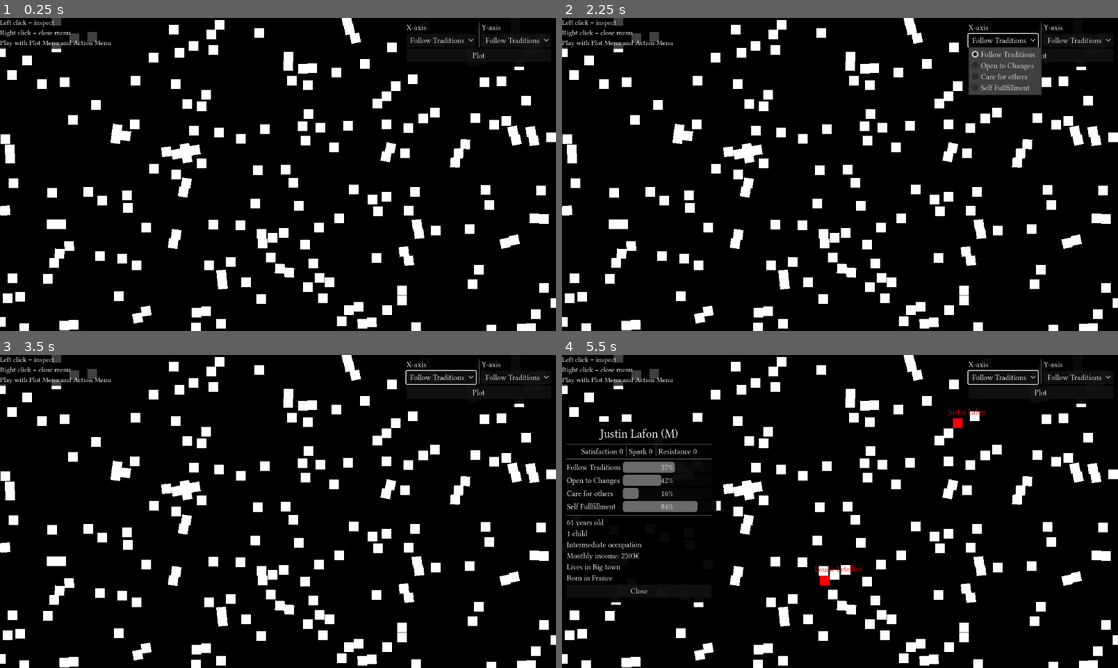
Above: before the commit, frames 1-4 (two rows, left to right).
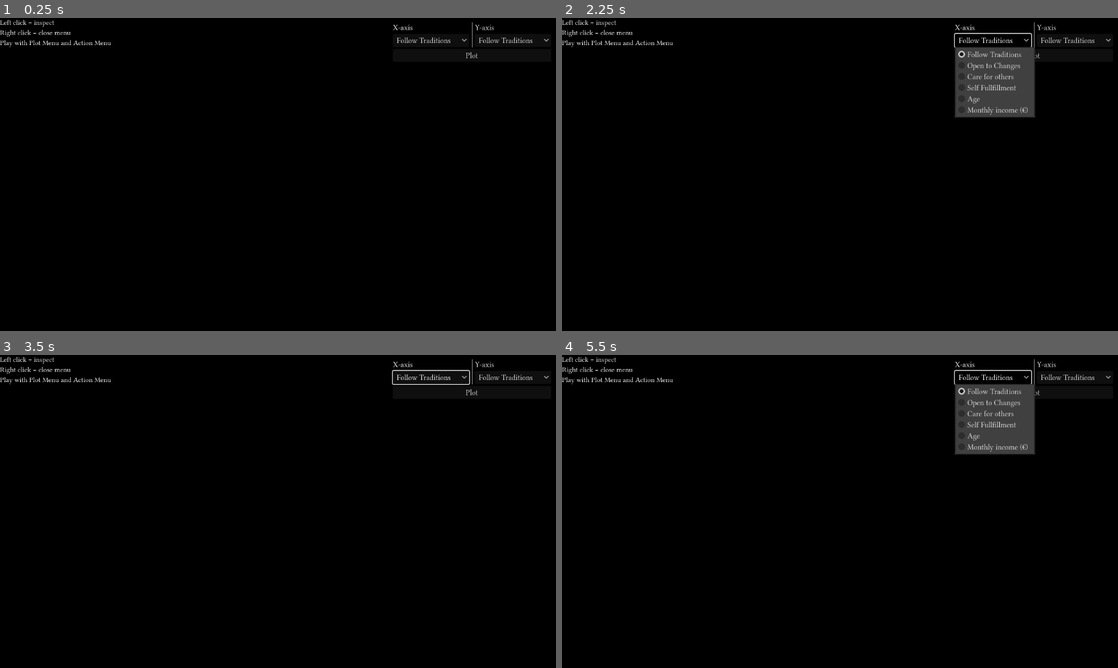
Above: after the commit, the same moments.

Repository: angeldustjdr/RevolutionManager
Game: Godot game, scene res://main.tscn
Two runs of this game, one before a commit and one after it. Both use one fixed random seed, a clock stepped at 60 frames per second and the inputs below.
Inputs (mouse positions are in pixels of both pictures, inside the frame that each line leads up to):
- Up to frame 1 (0.25 s): no input
- Up to frame 2 (2.25 s): click "Follow Traditions" at 0.5 s; click "Plot" at 1.25 s; click "Follow Traditions" at 2 s
- Up to frame 3 (3.5 s): click "Plot" at 2.75 s
- Up to frame 4 (5.5 s): click "Follow Traditions" at 3.5 s; click "Plot" at 4.25 s; tap Enter at 5 s; drag from (956, 423) to (823, 580) at 5.02 s

The runs differ from the first frame. In frame 1, 11% of the frame differs, in the area x 0-100%, y 0-100%; in frame 2, 13%; in frame 3, 11%; in frame 4, 15%.

Commit message:
UI fonctionne pour valeurs numérique

Diff:
--- /dev/null
+++ b/Citizen/CitizenManager.tscn
@@ -0,0 +1,75 @@
+[gd_scene load_steps=2 format=3 uid="uid://dxln76ko4smo4"]
+
+[ext_resource type="Script" path="res://Citizen/CitizenManager.gd" id="1_t4i4p"]
+
+[node name="CitizenManager" type="Control"]
+layout_mode = 3
+anchors_preset = 15
+anchor_right = 1.0
+anchor_bottom = 1.0
+grow_horizontal = 2
+grow_vertical = 2
+script = ExtResource("1_t4i4p")
+
+[node name="Title" type="Label" parent="."]
+layout_mode = 0
+offset_right = 1149.0
+offset_bottom = 70.0
+theme_override_font_sizes/font_size = 25
+horizontal_alignment = 1
+
+[node name="PlotZone" type="Control" parent="."]
+layout_mode = 1
+anchors_preset = 15
+anchor_right = 1.0
+anchor_bottom = 1.0
+offset_left = 48.0
+offset_top = 111.0
+offset_right = -38.0
+offset_bottom = -43.0
+grow_horizontal = 2
+grow_vertical = 2
+
+[node name="Xaxis" type="ColorRect" parent="."]
+layout_mode = 0
+offset_left = 48.0
+offset_top = 605.0
+offset_right = 1114.0
+offset_bottom = 610.0
+
+[node name="Yaxis" type="ColorRect" parent="."]
+layout_mode = 0
+offset_left = 43.0
+offset_top = 111.0
+offset_right = 48.0
+offset_bottom = 610.0
+
+[node name="Xlabels" type="Control" parent="."]
+anchors_preset = 0
+offset_left = 43.0
+offset_top = 610.0
+offset_right = 1114.0
+offset_bottom = 648.0
+mouse_filter = 2
+
+[node name="Xtitle" type="Label" parent="Xlabels"]
+layout_mode = 0
+offset_right = 1098.0
+offset_bottom = 38.0
+horizontal_alignment = 1
+vertical_alignment = 2
+
+[node name="Ylabels" type="Control" parent="."]
+anchors_preset = 0
+offset_top = 111.0
+offset_right = 43.0
+offset_bottom = 610.0
+mouse_filter = 2
+
+[node name="Ytitle" type="Label" parent="Ylabels"]
+layout_mode = 0
+offset_top = 522.0
+offset_right = 499.0
+offset_bottom = 565.0
+rotation = -1.5708
+horizontal_alignment = 1
--- a/Citizen/citizen.gd
+++ b/Citizen/citizen.gd
@@ -1,4 +1,4 @@
-extends Node2D
+extends Control
 
 var profile : Dictionary = {}
 var selected = false
@@ -15,21 +15,6 @@
 	var moralScore = MORAL.calculateInitialMoralScores(profile)
 	profile.merge(moralScore)
 
-
-func _on_hover_area_mouse_entered():
-	switchColor(true)
-
-func _on_hover_area_mouse_exited():
-	switchColor(false)
-
-func _on_hover_area_input_event(_viewport, event, _shape_idx):
-	if event.is_pressed() and event.button_index == MOUSE_BUTTON_LEFT :
-		UI.emit_signal("clearSelected")
-		UI.emit_signal("showProfileUI",profile)
-		selected = true
-		switchColor(true)
-
-
 func switchColor(ON_OFF):
 	if ON_OFF:
 		$NameLabel.visible = true
@@ -44,3 +29,17 @@
 func clearSelected():
 	selected = false
 	switchColor(false)
+
+
+func _on_sprite_2d_mouse_entered():
+	switchColor(true)
+
+func _on_sprite_2d_mouse_exited():
+	switchColor(false)
+
+func _on_sprite_2d_gui_input(event):
+	if event.is_pressed() and event.button_index == MOUSE_BUTTON_LEFT :
+		UI.emit_signal("clearSelected")
+		UI.emit_signal("showProfileUI",profile)
+		selected = true
+		switchColor(true)
--- a/Citizen/citizen.tscn
+++ b/Citizen/citizen.tscn
@@ -1,17 +1,15 @@
-[gd_scene load_steps=4 format=3 uid="uid://ciphdf1vd7sax"]
+[gd_scene load_steps=2 format=3 uid="uid://ciphdf1vd7sax"]
 
 [ext_resource type="Script" path="res://Citizen/Citizen.gd" id="1_lve5p"]
 
-[sub_resource type="RectangleShape2D" id="RectangleShape2D_08wnf"]
-
-[sub_resource type="RectangleShape2D" id="RectangleShape2D_6nhq1"]
-
-[node name="Citizen" type="RigidBody2D"]
-gravity_scale = 0.0
+[node name="Citizen" type="Control"]
+layout_mode = 3
+anchors_preset = 0
 script = ExtResource("1_lve5p")
 
 [node name="NameLabel" type="Label" parent="."]
 visible = false
+layout_mode = 0
 offset_left = -20.0
 offset_top = -33.0
 offset_right = 20.0
@@ -21,20 +19,12 @@
 
 [node name="Sprite2D" type="ColorRect" parent="."]
 custom_minimum_size = Vector2(20, 20)
+layout_mode = 0
 offset_left = -10.0
 offset_top = -10.0
 offset_right = 10.0
 offset_bottom = 10.0
-mouse_filter = 2
 
-[node name="CollisionShape2D" type="CollisionShape2D" parent="."]
-shape = SubResource("RectangleShape2D_08wnf")
-
-[node name="HoverArea" type="Area2D" parent="."]
-
-[node name="CollisionShape2D" type="CollisionShape2D" parent="HoverArea"]
-shape = SubResource("RectangleShape2D_6nhq1")
-
-[connection signal="input_event" from="HoverArea" to="." method="_on_hover_area_input_event"]
-[connection signal="mouse_entered" from="HoverArea" to="." method="_on_hover_area_mouse_entered"]
-[connection signal="mouse_exited" from="HoverArea" to="." method="_on_hover_area_mouse_exited"]
+[connection signal="gui_input" from="Sprite2D" to="." method="_on_sprite_2d_gui_input"]
+[connection signal="mouse_entered" from="Sprite2D" to="." method="_on_sprite_2d_mouse_entered"]
+[connection signal="mouse_exited" from="Sprite2D" to="." method="_on_sprite_2d_mouse_exited"]
--- a/Citizen/citizenManager.gd
+++ b/Citizen/citizenManager.gd
@@ -1,11 +1,82 @@
-extends Node2D
+extends Control
+
+@onready var PlotZone = $PlotZone
 
 var citizen = preload("res://Citizen/Citizen.tscn")
 var NbCitizen = 200
 
 func _ready():
+	UI.connect("XYaxis",_on_PlotXY)
 	for i in range(NbCitizen):
 		var c = citizen.instantiate()
-		c.position = Vector2(int(randf_range(-1152./2,1152./2)),int(randf_range(-648./2,648./2)))
+		c.position = Vector2(randi_range(0,int(PlotZone.size.x)),randi_range(0,int(PlotZone.size.y)))
 		c.initialize()
-		add_child(c)
+		PlotZone.add_child(c)
+
+func _on_PlotXY(XaxisName,YaxisName):
+	clearLabels()
+
+	#general labels
+	$Title.text = XaxisName + " VS " + YaxisName
+	$Xlabels/Xtitle.text = XaxisName
+	$Ylabels/Ytitle.text = YaxisName
+
+	#GetXY
+	var X : Array = []
+	var Y : Array = []
+	for c in $PlotZone.get_children():
+		X.append(c.profile[XaxisName])
+		Y.append(c.profile[YaxisName])
+
+	# check if string or integer and divide axis accordingly
+	if typeof(X[0]) != TYPE_STRING :
+		var deltaX = X.max() - X.min()
+		var X0 = createLabel(str(int(X.min())),Vector2(0.0,0.0),0.0)
+		$Xlabels.add_child(X0)
+		var X1 = createLabel(str(int(X.min() + 0.25*deltaX)),Vector2($Xlabels.size.x *0.25,0.0),0.0)
+		$Xlabels.add_child(X1)
+		var X2 = createLabel(str(int(X.min() + 0.5*deltaX)),Vector2($Xlabels.size.x * 0.5,0.0),0.0)
+		$Xlabels.add_child(X2)
+		var X3 = createLabel(str(int(X.min() + 0.75*deltaX)),Vector2($Xlabels.size.x * 0.75,0.0),0.0)
+		$Xlabels.add_child(X3)
+		var X4 = createLabel(str(int(X.max())),Vector2($Xlabels.size.x,0.0),0.0)
+		$Xlabels.add_child(X4)
+
+	if typeof(Y[0]) != TYPE_STRING :
+		var deltaY = Y.max() - Y.min()
+		var Y0 = createLabel(str(int(Y.min())),Vector2(0.0,$Ylabels.size.y),-90.0)
+		Y0.position += Vector2($Ylabels.size.x/2,Y0.size.x/2)
+		$Ylabels.add_child(Y0)
+		var Y1 = createLabel(str(int(Y.min() + 0.25*deltaY)),Vector2(0.0, $Ylabels.size.y *0.75),-90.0)
+		Y1.position += Vector2($Ylabels.size.x/2,Y0.size.x/2)
+		$Ylabels.add_child(Y1)
+		var Y2 = createLabel(str(int(Y.min() + 0.5*deltaY)),Vector2(0.0, $Ylabels.size.y * 0.5),-90.0)
+		Y2.position += Vector2($Ylabels.size.x/2,Y0.size.x/2)
+		$Ylabels.add_child(Y2)
+		var Y3 = createLabel(str(int(Y.min() + 0.75*deltaY)),Vector2(0.0, $Ylabels.size.y * 0.25),-90.0)
+		Y3.position += Vector2($Ylabels.size.x/2,Y0.size.x/2)
+		$Ylabels.add_child(Y3)
+		var Y4 = createLabel(str(int(Y.max())),Vector2(0.0, 0.0),-90.0)
+		Y4.position += Vector2($Ylabels.size.x/2,Y0.size.x/2)
+		$Ylabels.add_child(Y4)
+
+	#move citizen on the plot
+	for c in $PlotZone.get_children():
+		var xPosition
+		var yPosition
+		if typeof(X[0]) != TYPE_STRING : xPosition = ((c.profile[XaxisName]-X.min())/(X.max()-X.min()))*$PlotZone.size.x
+		if typeof(Y[0]) != TYPE_STRING : yPosition = (1-(c.profile[YaxisName]-Y.min())/(Y.max()-Y.min()))*$PlotZone.size.y
+		c.position = Vector2(xPosition,yPosition)
+
+func clearLabels():
+	for l in $Xlabels.get_children():
+		if l.name != "Xtitle" : l.queue_free()
+	for l in $Ylabels.get_children():
+		if l.name != "Ytitle" : l.queue_free()
+
+func createLabel(myText,myPosition,myRotation):
+	var l = Label.new()
+	l.text = myText
+	l.rotation_degrees = myRotation
+	l.position = myPosition
+	return l
--- a/Data/insee.gd
+++ b/Data/insee.gd
@@ -216,9 +216,9 @@
 	var profile : Dictionary = {
 		"Gender" : _gender,
 		"Name" : _name,
-		"Age" : _age,
+		"Age" : float(_age),
 		"Occupation" : _occupation,
-		"Monthly income (€)" : int(_revenue/12),
+		"Monthly income (€)" : float(int(_revenue/12)),
 		"Lives in" : _habitation,
 		"Number of children" : _nbChildren,
 		"Born in" : _country
--- a/UI/Plotmenu.gd
+++ b/UI/Plotmenu.gd
@@ -2,7 +2,7 @@
 
 @onready var Xaxis = $MarginContainer/VBoxContainer/HBoxContainer/Xaxis/OptionButton
 @onready var Yaxis = $MarginContainer/VBoxContainer/HBoxContainer/Yaxis/OptionButton
-@onready var listOptions = ["Follow Traditions","Open to Changes","Care for others","Self Fullfillment"]
+@onready var listOptions = ["Follow Traditions","Open to Changes","Care for others","Self Fullfillment","Age","Monthly income (€)"]
 
 func _ready():
 	for axis in [Xaxis,Yaxis]:
@@ -10,4 +10,4 @@
 			axis.add_item(opt)
 
 func _on_plot_pressed():
-	SIGNAL.emit_signal("XYaxis",listOptions[Xaxis.selected],listOptions[Yaxis.selected])
+	UI.emit_signal("XYaxis",listOptions[Xaxis.selected],listOptions[Yaxis.selected])
--- a/UI/Profileviewer.tscn
+++ b/UI/Profileviewer.tscn
@@ -4,12 +4,17 @@
 [ext_resource type="Script" path="res://UI/Profileviewer.gd" id="2_kjp68"]
 
 [node name="Profileviewer" type="PanelContainer"]
-anchors_preset = 4
+z_index = 10
+anchors_preset = 8
+anchor_left = 0.5
 anchor_top = 0.5
+anchor_right = 0.5
 anchor_bottom = 0.5
-offset_top = -134.0
-offset_right = 320.0
-offset_bottom = 135.0
+offset_left = -160.0
+offset_top = -187.0
+offset_right = 160.0
+offset_bottom = 187.0
+grow_horizontal = 2
 grow_vertical = 2
 theme = ExtResource("1_p7je5")
 script = ExtResource("2_kjp68")
--- a/UI/UI.gd
+++ b/UI/UI.gd
@@ -2,3 +2,4 @@
 
 signal showProfileUI(profile)
 signal clearSelected()
+signal XYaxis(x,y)
--- /dev/null
+++ b/UI/ViewManager.tscn
@@ -0,0 +1,3 @@
+[gd_scene format=3 uid="uid://ooy43j61ansy"]
+
+[node name="ViewManager" type="Node2D"]
--- a/project.godot
+++ b/project.godot
@@ -20,7 +20,6 @@
 INSEE="*res://Data/insee.gd"
 UI="*res://UI/UI.gd"
 MORAL="*res://Data/moral.gd"
-SIGNAL="*res://signal.gd"
 
 [display]
 
--- a/signal.gd
+++ /dev/null
@@ -1,3 +0,0 @@
-extends Node
-
-signal XYaxis(x,y)
